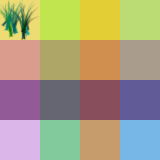
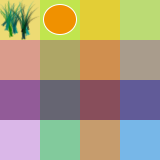
The second 160x160 image is a revision of the first. Changes to its layers:
added layer "ball" in group "shapes" over [43, 4, 77, 35]
